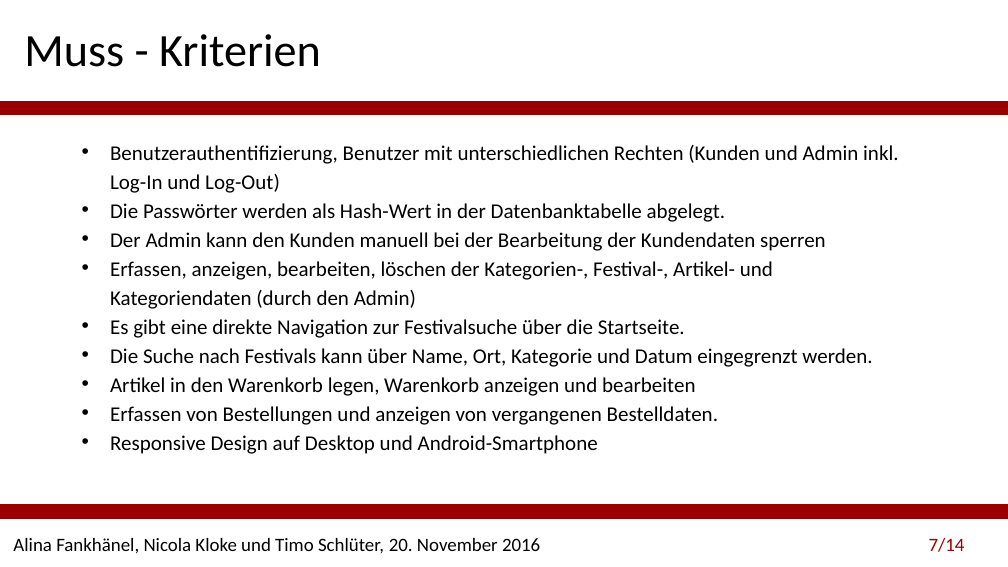
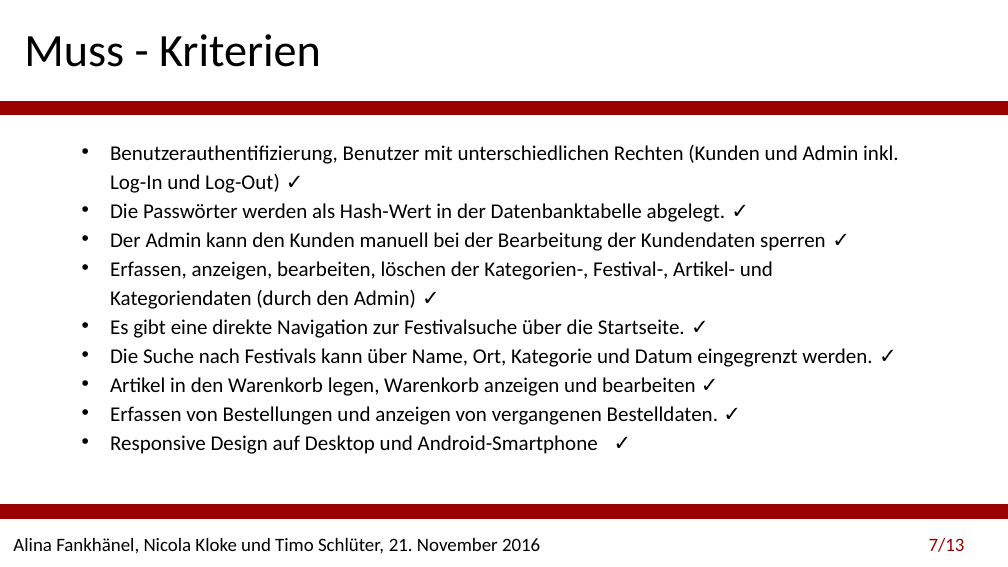
Before and after one commit to Festiva-Team/festiva_documents, a slide deck: slide 7 of Abschlusspräsentation-Festiva_Änderungen Nicola.pptx. Drawn at 1008x567 pixels with LibreOffice and Linux fonts; fonts in the diff are those of the drawing; background and template pictures are left out. Boxes give left, top, right and bottom in pixels: in the first picture for what was removed or moved away, otherwise in the second. Text is boxed around its words. In the diff, an @@ line names an element or a change of style, - is before the commit and + after.

```diff
--- a/Abschlusspräsentation-Festiva_Änderungen Nicola.pptx
+++ b/Abschlusspräsentation-Festiva_Änderungen Nicola.pptx
@@ text at [110,145,899,454]: text changed @@
-• Benutzerauthentifizierung, Benutzer mit unterschiedlichen Rechten (Kunden und Admin inkl. Log-In und Log-Out)
-• Die Passwörter werden als Hash-Wert in der Datenbanktabelle abgelegt.
-• Der Admin kann den Kunden manuell bei der Bearbeitung der Kundendaten sperren
-• Erfassen, anzeigen, bearbeiten, löschen der Kategorien-, Festival-, Artikel- und Kategoriendaten (durch den Admin)
-• Es gibt eine direkte Navigation zur Festivalsuche über die Startseite.
-• Die Suche nach Festivals kann über Name, Ort, Kategorie und Datum eingegrenzt werden.
-• Artikel in den Warenkorb legen, Warenkorb anzeigen und bearbeiten
-• Erfassen von Bestellungen und anzeigen von vergangenen Bestelldaten.
-• Responsive Design auf Desktop und Android-Smartphone
+• Benutzerauthentifizierung, Benutzer mit unterschiedlichen Rechten (Kunden und Admin inkl. Log-In und Log-Out) ✓
+• Die Passwörter werden als Hash-Wert in der Datenbanktabelle abgelegt. ✓
+• Der Admin kann den Kunden manuell bei der Bearbeitung der Kundendaten sperren ✓
+• Erfassen, anzeigen, bearbeiten, löschen der Kategorien-, Festival-, Artikel- und Kategoriendaten (durch den Admin) ✓
+• Es gibt eine direkte Navigation zur Festivalsuche über die Startseite. ✓
+• Die Suche nach Festivals kann über Name, Ort, Kategorie und Datum eingegrenzt werden. ✓
+• Artikel in den Warenkorb legen, Warenkorb anzeigen und bearbeiten ✓
+• Erfassen von Bestellungen und anzeigen von vergangenen Bestelldaten. ✓
+• Responsive Design auf Desktop und Android-Smartphone ✓
@@ text at [13,538,540,554]: text changed @@
-Alina Fankhänel, Nicola Kloke und Timo Schlüter, 20. November 2016
+Alina Fankhänel, Nicola Kloke und Timo Schlüter, 21. November 2016
@@ page number at [929,538,965,552]: text changed @@
-7/14
+7/13
```
Also in this commit, not shown: 11 other slides changed, 5 other files.
